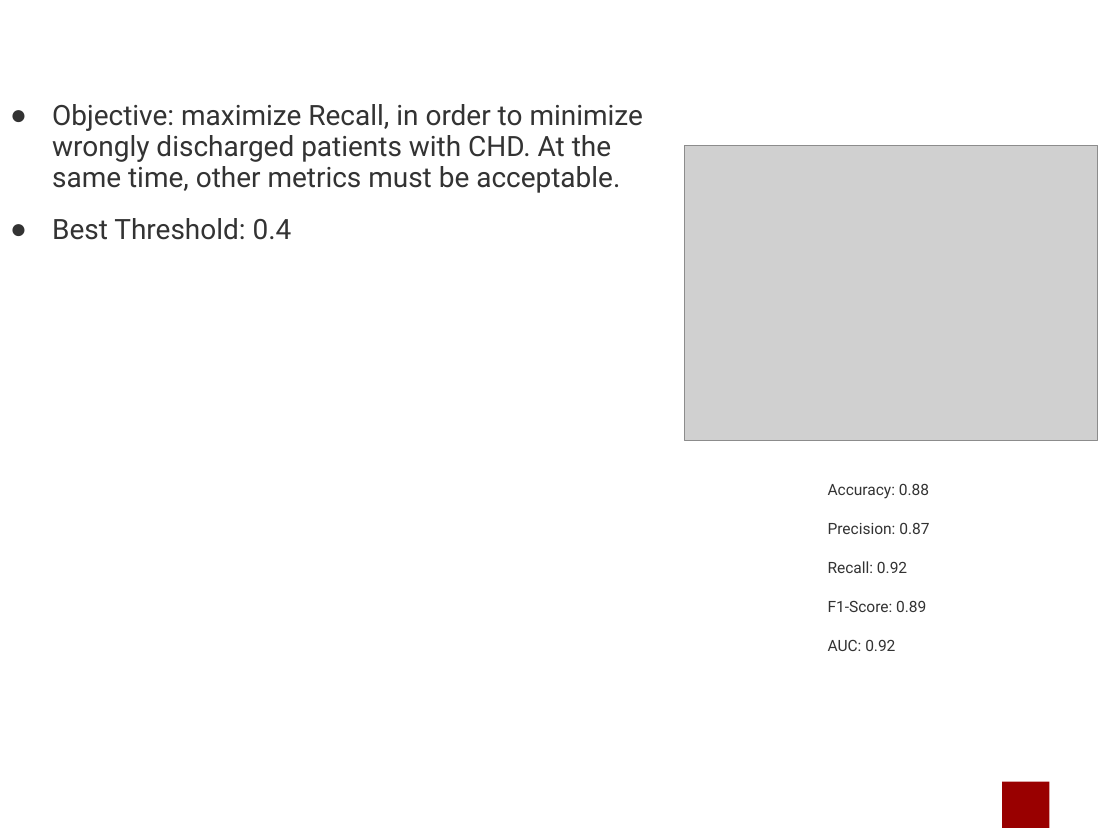
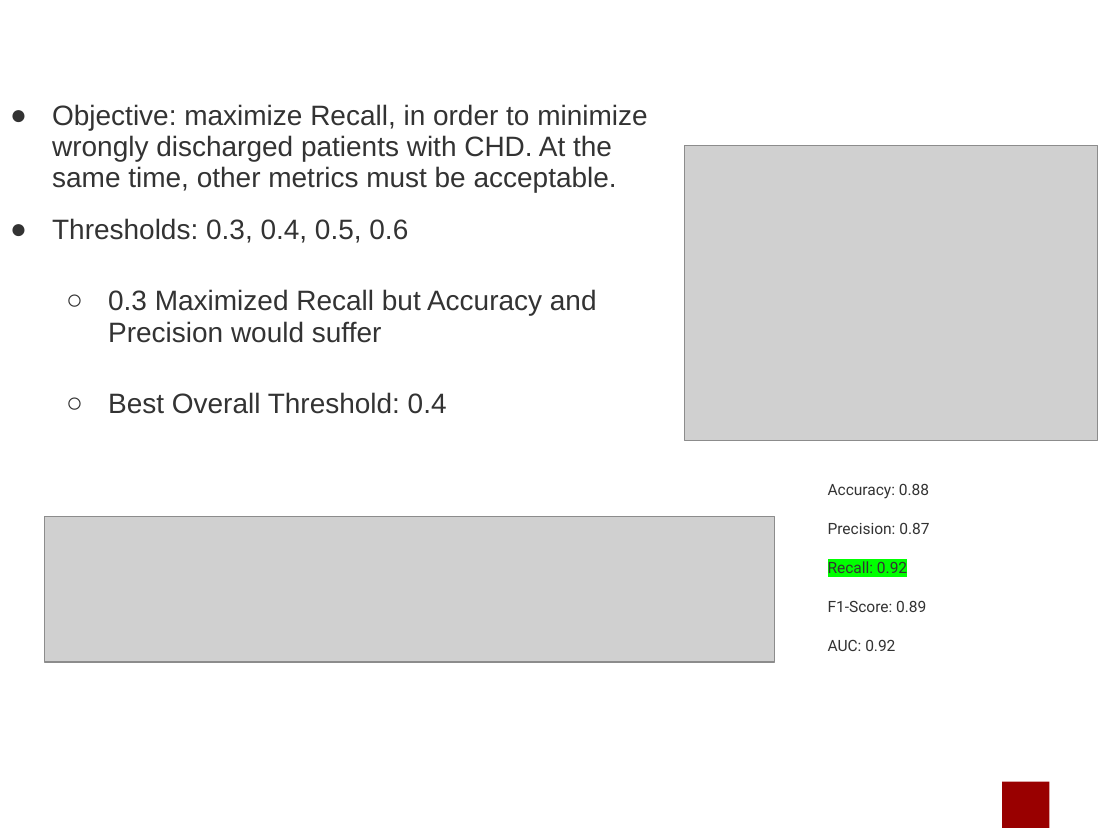
Before and after one commit to marcouderzo/CoronaryHeartDisease-Prediction, a slide deck: slide 13 of slides.pptx (slide 12 before the commit). Drawn at 1120x840 pixels with LibreOffice and Linux fonts; fonts in the diff are those of the drawing; grey boxes stand for pictures; background and template pictures are left out. Boxes give left, top, right and bottom in pixels: in the first picture for what was removed or moved away, otherwise in the second. Text is boxed around its words. In the diff, an @@ line names an element or a change of style, - is before the commit and + after.

```diff
--- a/slides.pptx
+++ b/slides.pptx
@@ text at <box>52,104,647,192</box>: font Roboto to Arial in "Objective: maximize Recall, in order to minimize ..." @@
@@ text at <box>52,218,597,414</box>: text changed; font Roboto to Arial @@
-● Best Threshold: 0.4
+● Thresholds: 0.3, 0.4, 0.5, 0.6
+  ○ 0.3 Maximized Recall but Accuracy and Precision would suffer
+  ○ Best Overall Threshold: 0.4
@@ picture added at <box>45,516,775,662</box> @@
@@ text at <box>828,561,907,573</box>: highlight none to #00FF00 in "Recall: 0.92" @@
```
Also in this commit, not shown: 11 other slides changed, 2 slides added, 2 other files.
